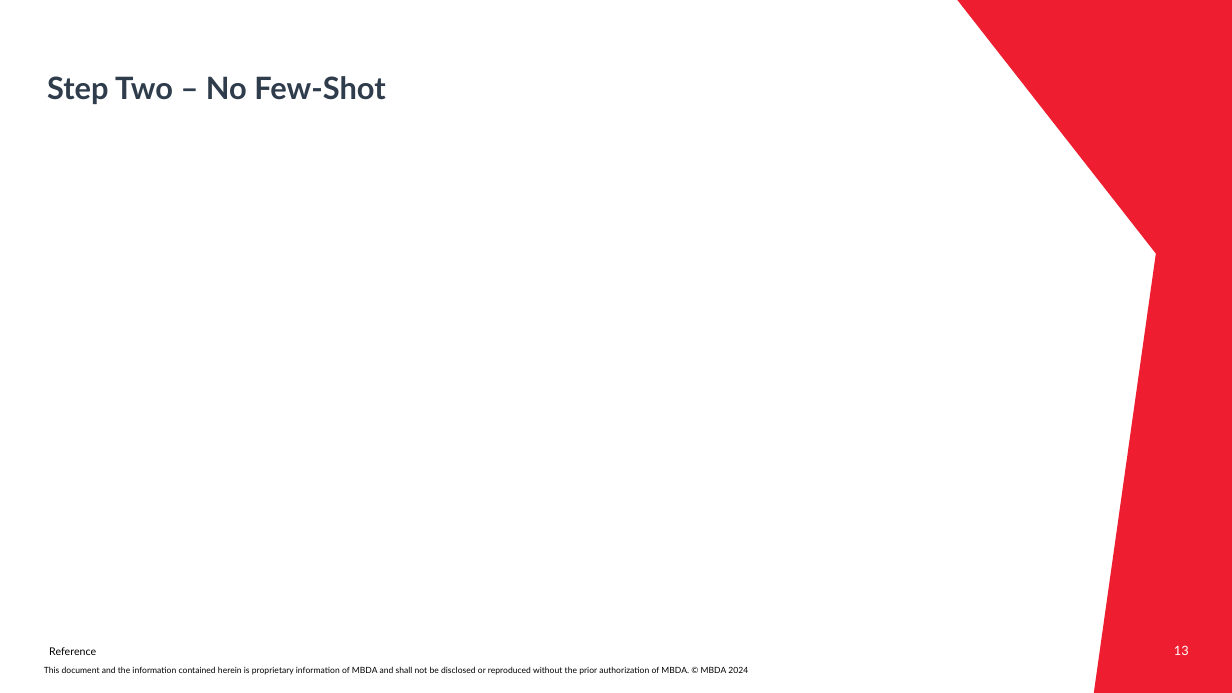
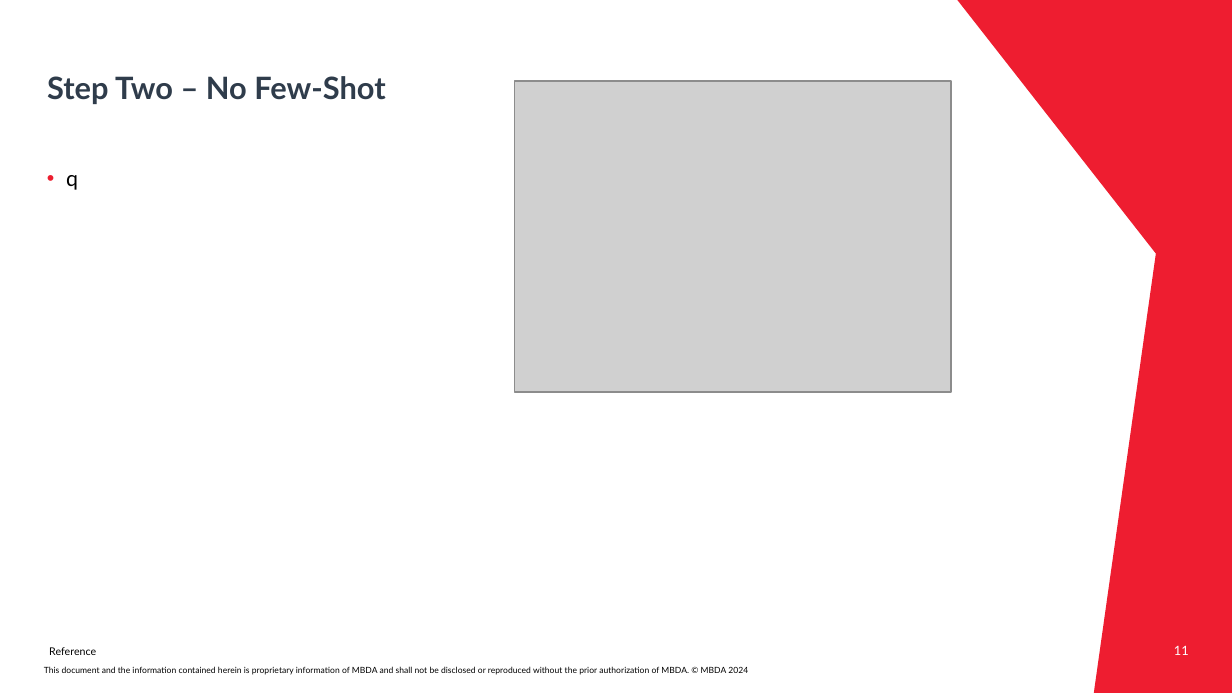
Before and after one commit to Mqtth3w/master-thesis-mbda-unipr, a slide deck: slide 11 of Presentation_Gianvenuti.pptx (slide 13 before the commit). Drawn at 1232x693 pixels with LibreOffice and Linux fonts; fonts in the diff are those of the drawing; grey boxes stand for pictures; background and template pictures are left out. Boxes give left, top, right and bottom in pixels: in the first picture for what was removed or moved away, otherwise in the second. Text is boxed around its words. In the diff, an @@ line names an element or a change of style, - is before the commit and + after.

```diff
--- a/Presentation_Gianvenuti.pptx
+++ b/Presentation_Gianvenuti.pptx
@@ picture added at (515,81,951,392) @@
@@ text added at (66,175,78,190), 12.5 pt, text #000000 @@
+• q
@@ page number at (1174,645,1189,655): text changed @@
-13
+11
```
Also in this commit, not shown: 9 other slides changed, 2 slides added.
